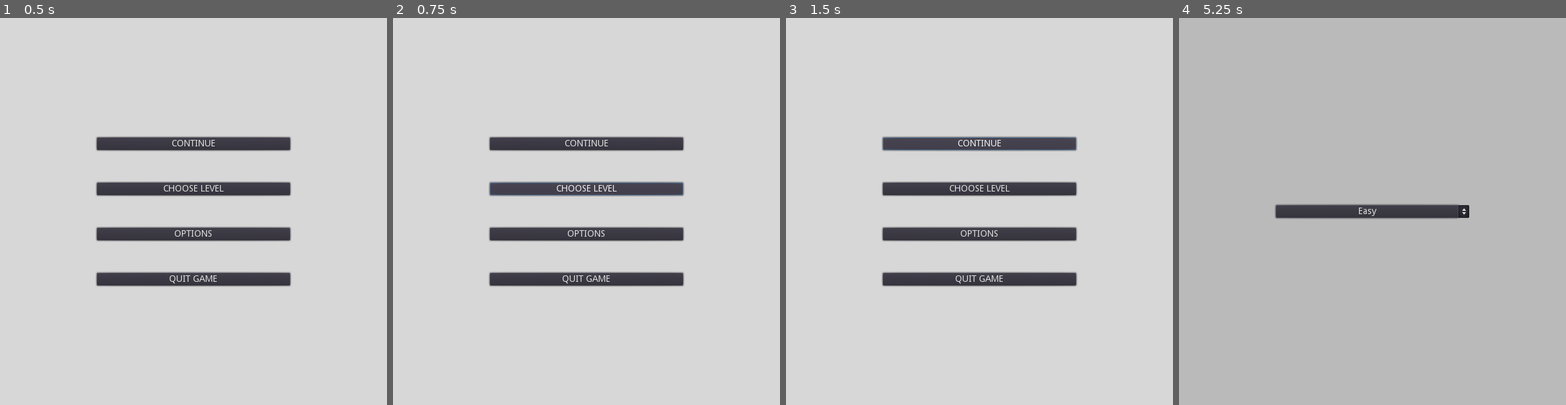
Above: before the commit, frames 1-4 (left to right).
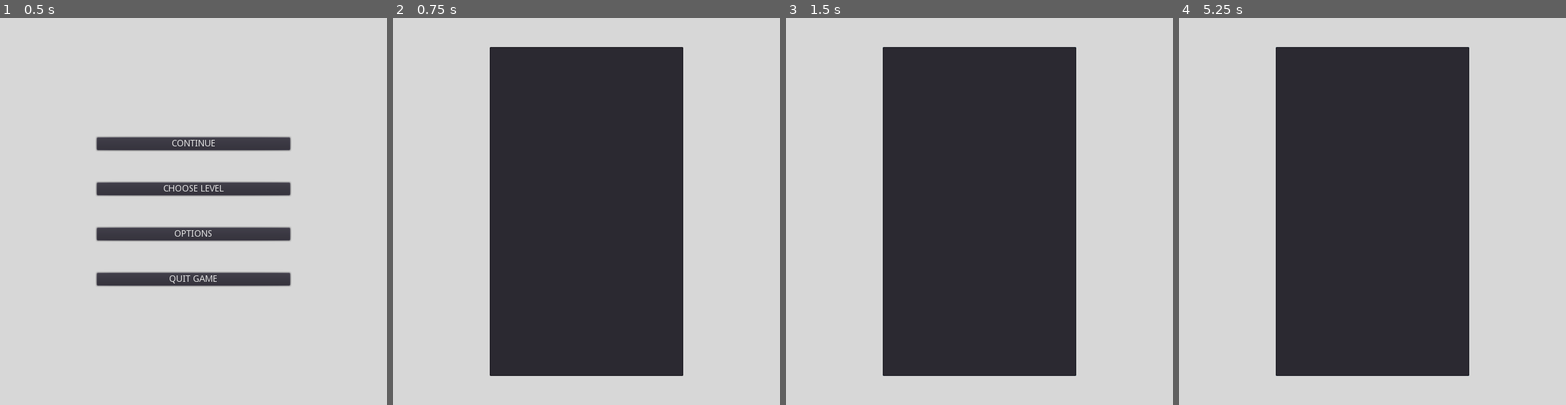
Above: after the commit, the same moments.

Repository: Inglo-Games/dollar-shuffle
Game: Godot game, scene res://scenes/main_menu.tscn
The game is run twice, just before and just after one commit, with the same random seed, the same clock (stepped at 60 frames per second) and the same inputs.
Inputs (mouse positions are in pixels of both pictures, inside the frame that each line leads up to):
- Up to frame 1 (0.5 s): no input
- Up to frame 2 (0.75 s): click "CHOOSE LEVEL" at 0.5 s
- Up to frame 3 (1.5 s): click (979, 141) at 1.25 s, where only the run before the commit has a clickable "CONTINUE"
- Up to frame 4 (5.25 s): click (1372, 141) at 2 s, where only the run before the commit has a clickable "CONTINUE"; click (1372, 188) at 2.75 s, where only the run before the commit has a clickable "CHOOSE LEVEL"; click (1372, 141) at 3.5 s, where only the run before the commit has a clickable "CONTINUE"; click (1372, 188) at 4.25 s, where only the run before the commit has a clickable "CHOOSE LEVEL"; click (1372, 234) at 5 s, where only the run before the commit has a clickable "OPTIONS"

Frame 1 is identical in both runs. In frame 2, 38% of the frame differs, in the area x 24-76%, y 7-93%; in frame 3, 38%; in frame 4, 99%, in the area x 0-100%, y 0-100%.
Error after the commit: Invalid get index 'count' (on base: 'Nil'). (res://scripts/level_menu.gd:21)

Commit message:
Adding level picking menu

Diff:
--- /dev/null
+++ b/scenes/lvl_menu.tscn
@@ -0,0 +1,81 @@
+[gd_scene load_steps=2 format=2]
+
+[ext_resource path="res://scripts/level_menu.gd" type="Script" id=1]
+
+[node name="base" type="Control" index="0"]
+
+anchor_left = 0.0
+anchor_top = 0.0
+anchor_right = 0.0
+anchor_bottom = 0.0
+margin_right = 40.0
+margin_bottom = 40.0
+rect_pivot_offset = Vector2( 0, 0 )
+rect_clip_content = false
+mouse_filter = 0
+mouse_default_cursor_shape = 0
+size_flags_horizontal = 1
+size_flags_vertical = 1
+script = ExtResource( 1 )
+
+[node name="background" type="ColorRect" parent="." index="0"]
+
+anchor_left = 0.0
+anchor_top = 0.0
+anchor_right = 0.0
+anchor_bottom = 0.0
+margin_right = 600.0
+margin_bottom = 600.0
+rect_pivot_offset = Vector2( 0, 0 )
+rect_clip_content = false
+mouse_filter = 0
+mouse_default_cursor_shape = 0
+size_flags_horizontal = 1
+size_flags_vertical = 1
+color = Color( 0.847059, 0.847059, 0.847059, 1 )
+_sections_unfolded = [ "Rect" ]
+
+[node name="back_btn" type="TextureButton" parent="." index="1"]
+
+anchor_left = 0.0
+anchor_top = 0.0
+anchor_right = 0.0
+anchor_bottom = 0.0
+margin_right = 40.0
+margin_bottom = 40.0
+rect_pivot_offset = Vector2( 0, 0 )
+rect_clip_content = false
+focus_mode = 2
+mouse_filter = 0
+mouse_default_cursor_shape = 0
+size_flags_horizontal = 1
+size_flags_vertical = 1
+toggle_mode = false
+enabled_focus_mode = 2
+shortcut = null
+group = null
+
+[node name="lvl_list" type="ItemList" parent="." index="2"]
+
+anchor_left = 0.0
+anchor_top = 0.0
+anchor_right = 0.0
+anchor_bottom = 0.0
+margin_left = 150.0
+margin_top = 45.0
+margin_right = 450.0
+margin_bottom = 555.0
+rect_pivot_offset = Vector2( 0, 0 )
+rect_clip_content = true
+focus_mode = 2
+mouse_filter = 0
+mouse_default_cursor_shape = 0
+size_flags_horizontal = 1
+size_flags_vertical = 1
+items = [  ]
+select_mode = 0
+allow_reselect = false
+same_column_width = true
+icon_mode = 1
+fixed_icon_size = Vector2( 0, 0 )
+_sections_unfolded = [ "Anchor", "Columns", "Icon", "Margin", "Rect" ]
--- /dev/null
+++ b/scripts/level_menu.gd
@@ -0,0 +1,34 @@
+extends Node
+
+# Get referenced classes
+const FileIO = preload("res://scripts/file_io.gd")
+const LevelClass = preload("res://scripts/level.gd")
+
+# GUI objects
+onready var back_btn = get_node("back_btn")
+onready var lvl_list = get_node("lvl_list")
+
+func _ready():
+	# Populate the list with levels
+	populate_list()
+	# Connect list to function that opens levels
+	lvl_list.connect("item_selected", self, "open_level", [])
+	# Connect back button to return funcction
+	back_btn.connect("pressed", self, "close_menu", [])
+
+func populate_list():
+	# Get number of level files in directory
+	var num_levels = FileIO.read_json_file("res://levels/count.json")["count"]
+	# Create an item in the list for each one
+	for index in range(num_levels):
+		lvl_list.add_item(str(index+1))
+
+func open_level(num):
+	# Save level number to global var
+	global_vars.current_level = num+1
+	# Move to scene for level selected
+	get_tree().change_scene("res://scenes/game.tscn")
+
+func close_menu():
+	# Return to main menu
+	get_tree().change_scene("res://scenes/main_menu.tscn")
--- a/scripts/main_menu.gd
+++ b/scripts/main_menu.gd
@@ -15,13 +15,11 @@
 
 # Return to last unsolved puzzle
 func return_level():
-	# TODO: Implement this
-	pass
+	get_tree().change_scene("res://scenes/game.tscn")
 
 # Choose level number from list
 func choose_level():
-	# TODO: Implement level picking menu
-	pass
+	get_tree().change_scene("res://scenes/lvl_menu.tscn")
 
 # Open the options menu
 func open_options():
